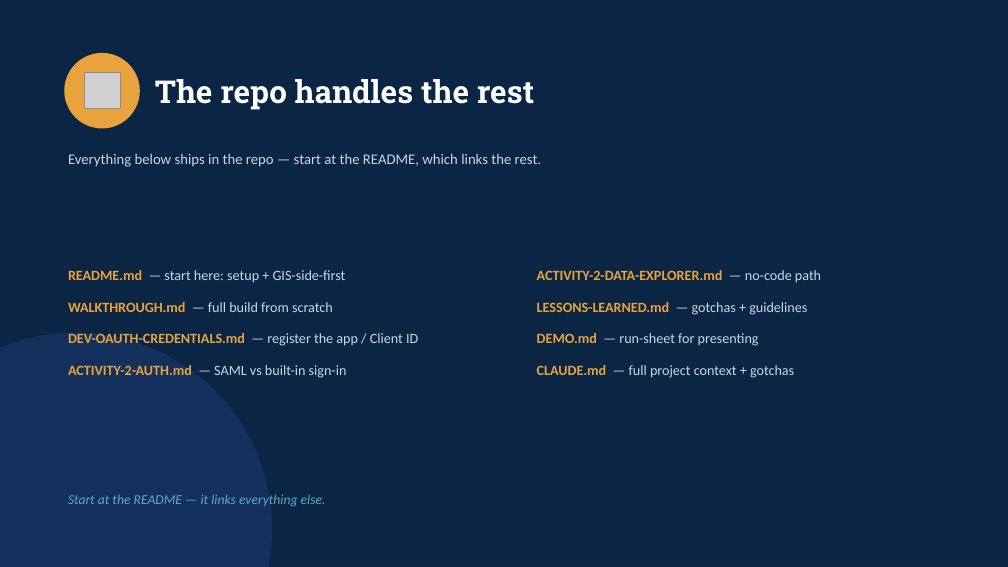
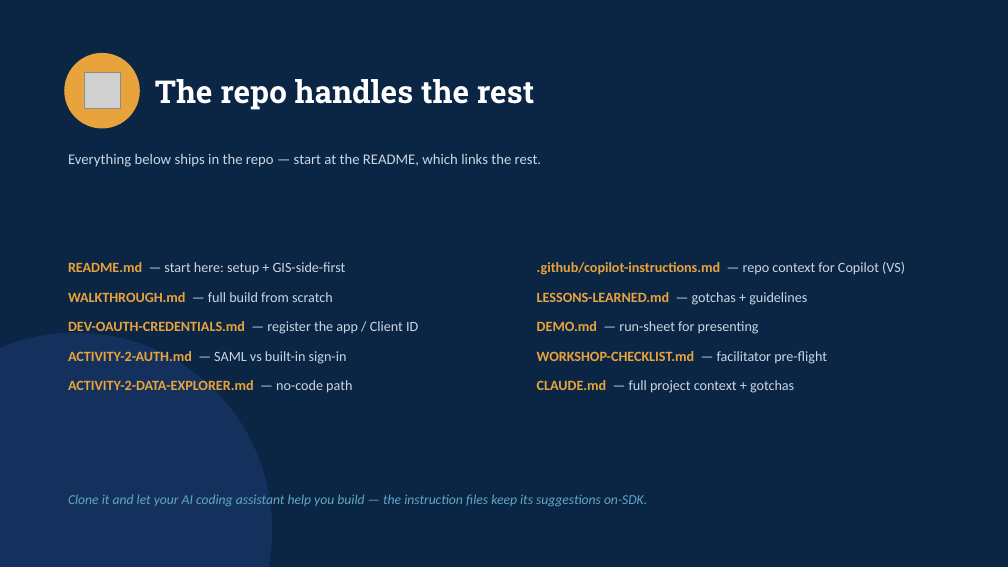
Before and after one commit to CodeHeistPy/arcgis-ai-components-demo, a slide deck: slide 9 of docs/slides/ArcGIS-AI-Components-Walkthrough.pptx. Drawn at 1008x567 pixels with LibreOffice and Linux fonts; fonts in the diff are those of the drawing; grey boxes stand for pictures. Boxes give left, top, right and bottom in pixels: in the first picture for what was removed or moved away, otherwise in the second. Text is boxed around its words. In the diff, an @@ line names an element or a change of style, - is before the commit and + after.

```diff
--- a/docs/slides/ArcGIS-AI-Components-Walkthrough.pptx
+++ b/docs/slides/ArcGIS-AI-Components-Walkthrough.pptx
@@ text "README.md — start here: setup ...": place and size @@
-text "README.md — start here: setup ..." at [68, 270, 418, 378]
+text "README.md — start here: setup ..." at [68, 262, 418, 393]
@@ text ".github/copilot-instructions.md — repo context for ...": place and size @@
-text ".github/copilot-instructions.md — repo context for ..." at [537, 270, 821, 378]
+text ".github/copilot-instructions.md — repo context for ..." at [537, 262, 905, 393]
@@ text at [68, 262, 418, 364]: less space between paragraphs @@
@@ text at [537, 262, 905, 275]: text changed @@
-ACTIVITY-2-DATA-EXPLORER.md — no-code path
+.github/copilot-instructions.md — repo context for Copilot (VS)
@@ text at [537, 292, 807, 393]: less space between paragraphs @@
@@ text at [537, 351, 827, 364]: paragraph added @@
+WORKSHOP-CHECKLIST.md — facilitator pre-flight
@@ text at [68, 380, 352, 393]: paragraph added @@
+ACTIVITY-2-DATA-EXPLORER.md — no-code path
@@ text at [68, 494, 647, 506]: text changed @@
-Start at the README — it links everything else.
+Clone it and let your AI coding assistant help you build — the instruction files keep its suggestions on-SDK.
```
Also in this commit, not shown: 1 other file.
